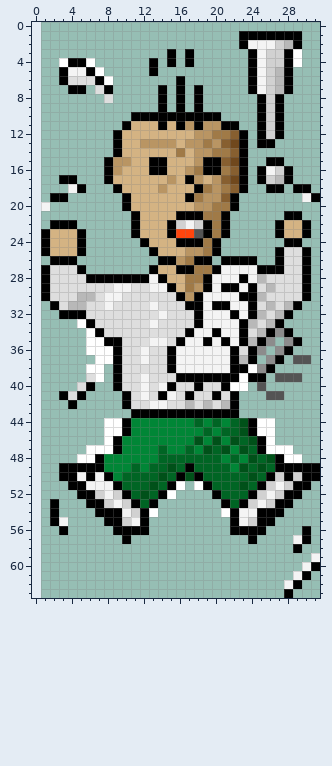
File history of a pixel-art sprite, public/img-lamigra/lino-2_09.png. The picture above was drawn from the file before the commit.
The file is 31x64 pixels. The old version is drawn lined up with the new one, on the new canvas.
And afterwards:
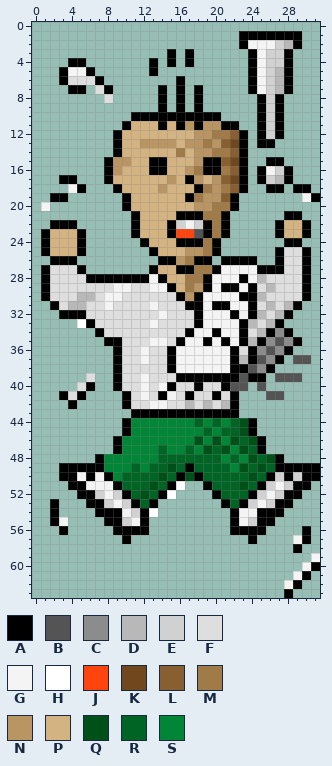
Palette (. is transparent): A #000000  B #545454  C #8c8c8c  D #b8b8b8  E #d1d1d1  F #dedede  G #f4f4f4  H #ffffff  J #ff450d  K #70481d  L #875f30  M #a07a47  N #b99563  P #d4b383  Q #005119  R #006524  S #008636
What changed:
canvas 31x64 -> 32x64, the old top-left corner now at 1,0
Colour B now appears in row 35 at x 27; in row 36 at x 26; in row 37 at x 25.
The author changed colour H to colour B in row 38 at x 24; in row 39 at x 23; in row 40 at x 22 to 23.
The author cleared colour H in row 3 at x 29; in row 4 at x 3, 6 and 29; in row 5 at x 7; in row 6 at x 8; in row 34 at x 6; in row 35 at x 6 to 7.
The author cleared colour H in row 36 at x 6 to 8; in row 37 at x 7 to 8; in row 38 at x 6 to 7; in row 39 at x 7; in rows 44 to 45 at x 8 to 9 and 25 to 26; in row 46 at x 8 and 26.
The author cleared colour H in row 47 at x 6 to 8 and 26 to 28; in row 48 at x 5 to 6 and 28 to 29; in row 51 at x 18; in row 54 at x 21.
Changed places in both pictures, as pixel boxes (x1, y1, x2, y2):
erased: (293, 49, 302, 67)
erased: (59, 58, 113, 85)
erased: (77, 328, 122, 463)
changed: (230, 337, 302, 463)
erased: (194, 481, 230, 517)
